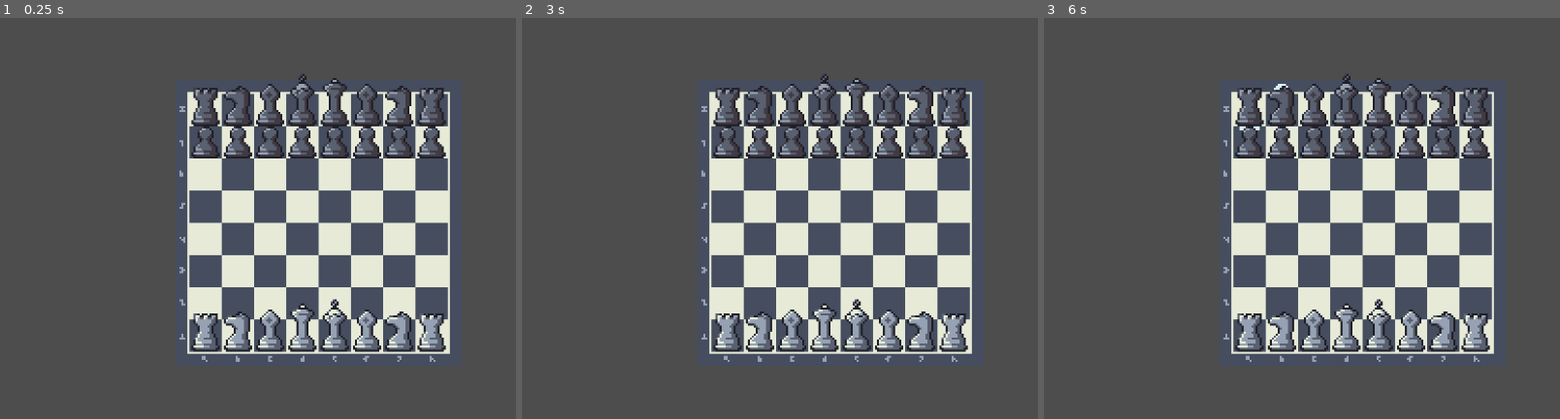
Above: before the commit, frames 1-3 (left to right).
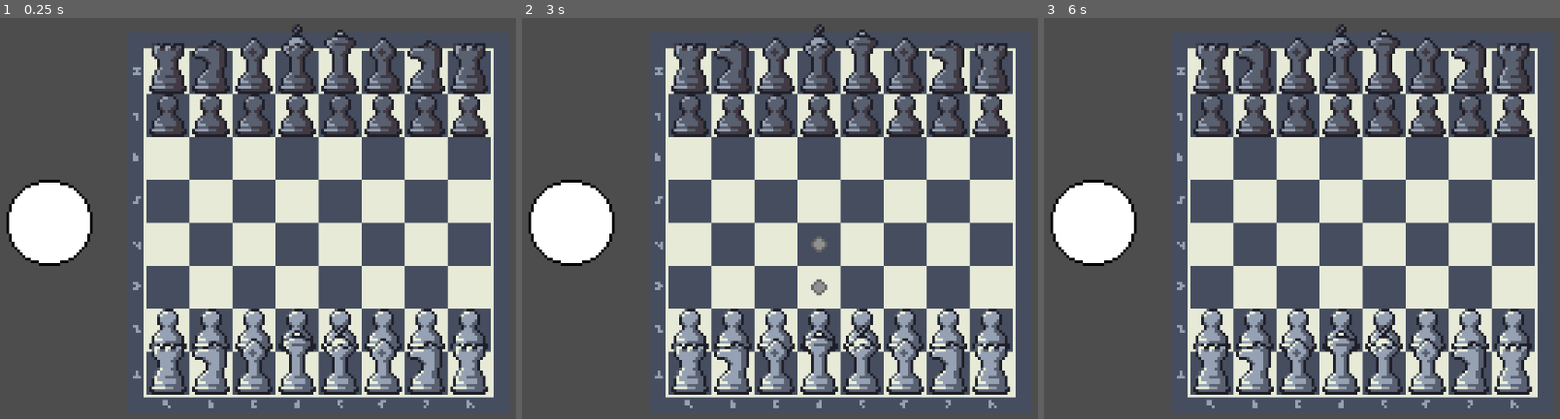
Above: after the commit, the same moments.

Repository: Chilliwen32/the_chess_game
Game: Godot game, scene res://Scene/main.tscn
Two runs of this game, one before a commit and one after it. Both use one fixed random seed, a clock stepped at 60 frames per second and the inputs below.
Inputs (mouse positions are in pixels of both pictures, inside the frame that each line leads up to):
- Up to frame 1 (0.25 s): no input
- Up to frame 2 (3 s): tap Enter at 0.5, 2 s; move the mouse to (1012, 202) at 0.52 s; click (1012, 202) at 0.67 s; tap Space at 1.25, 2.75 s; move the mouse to (687, 246) at 1.27 s; click (687, 246) at 1.42 s; move the mouse to (919, 126) at 2.02 s; click (919, 126) at 2.17 s; move the mouse to (800, 310) at 2.77 s; click (800, 310) at 2.92 s
- Up to frame 3 (6 s): tap Enter at 3.5 s; move the mouse to (outside the picture) at 3.52 s; click (outside the picture) at 3.67 s; tap Space at 4.25 s; move the mouse to (1131, 158) at 4.27 s; click (1131, 158) at 4.42 s; move the mouse to (1400, 222) at 5.02 s; click (1400, 222) at 5.17 s; move the mouse to (1245, 114) at 5.77 s; click (1245, 114) at 5.92 s

The runs differ from the first frame. In frame 1, 41% of the frame differs, in the area x 1-96%, y 1-98%; in frame 2, 42%; in frame 3, 41%.

Commit message:
Chess moves and movement [COMPLETED]

Diff:
--- a/Scene/board.gd
+++ b/Scene/board.gd
@@ -53,7 +53,7 @@
 
 func _ready():
 	board.append([4, 2, 3, 5, 6, 3, 2, 4])
-	board.append([0, 0, 0, 0, 0, 0, 0, 0])
+	board.append([1, 1, 1, 1, 1, 1, 1, 1])
 	board.append([0, 0, 0, 0, 0, 0, 0, 0])
 	board.append([0, 0, 0, 0, 0, 0, 0, 0])
 	board.append([0, 0, 0, 0, 0, 0, 0, 0])
@@ -69,7 +69,7 @@
 			if is_mouse_out(): return
 			var var1 = (snapped(get_global_mouse_position().x+8, 0) / 16) - 1
 			var var2 = (abs(snapped(get_global_mouse_position().y-8, 0)) / 16) - 1
-			if !state && (white && board[var2][var1] > 0 || white && board[var2][var1] < 0):
+			if !state && (white && board[var2][var1] > 0 || !white && board[var2][var1] < 0):
 				selected_piece = Vector2(var2,var1)
 				show_options()
 				state = true
@@ -107,6 +107,10 @@
 				3: holder.texture = W_BISHOP
 				2: holder.texture = W_KNIGHT
 				1: holder.texture = W_PAWN
+	if white:
+		turn.texture = WHITE_TURN_DOT
+	else:
+		turn.texture = BLACK_TURN_DOT
 
 func show_options():
 	moves = get_moves()
@@ -118,7 +122,7 @@
 func set_move(var2, var1):
 	for i in moves:
 		if i.x == var2 && i.y == var1:
-			board[var2][var1] = board[board[selected_piece.x][selected_piece.y]]
+			board[var2][var1] = board[selected_piece.x][selected_piece.y]
 			board[selected_piece.x][selected_piece.y] = 0
 			white = !white
 			display_board()
@@ -135,17 +139,17 @@
 		var holder = TEXTURE_HOLDER.instantiate()
 		dots.add_child(holder)
 		holder.texture = PIECE_MOVE
-		holder.global_position = Vector2(i.y * CELL_WIDTH + (CELL_WIDTH / 2) + 8, -i.x * CELL_WIDTH - (CELL_WIDTH / 2) - 16)
+		holder.global_position = Vector2(i.y * CELL_WIDTH + (CELL_WIDTH / 2) + 8, -i.x * CELL_WIDTH - (CELL_WIDTH / 2) - 8)
 
 func get_moves():
 	var _moves = []
 	match abs(board[selected_piece.x][selected_piece.y]):
-		1: print("pawn")
-		2: print("knight")
-		3: print("bishop")
+		1: _moves = get_pawn_moves()
+		2: _moves = get_knight_moves()
+		3: _moves = get_bishop_moves()
 		4: _moves = get_rook_moves()
-		5: print("queen")
-		6: print("king")
+		5: _moves = get_queen_moves()
+		6: _moves = get_king_moves()
 	return _moves
 
 func is_valid_position(pos : Vector2):
@@ -155,7 +159,7 @@
 
 func is_empty(pos : Vector2):
 	if board[pos.x][pos.y] == 0:
-		return state
+		return true
 	return false
 
 func is_enemy(pos : Vector2):
@@ -183,12 +187,96 @@
 	return _moves
 
 func get_bishop_moves():
-	pass
+	var _moves = []
+	var directions = [Vector2(1, 1), Vector2(1, -1), Vector2(-1, 1), Vector2(-1, -1)]
+
+	for i in directions:
+		var pos = selected_piece
+		pos += i
+		while is_valid_position(pos):
+			if is_empty(pos):
+				_moves.append(pos)
+			elif is_enemy(pos):
+				_moves.append(pos)
+				break
+			else:
+				break
+			pos += i
+
+	return _moves
 func get_knight_moves():
-	pass
+	var _moves = []
+	var directions = [Vector2(2, 1), Vector2(2, -1), Vector2(1, 2), Vector2(-1, 2), Vector2(-2, 1), Vector2(-2, -1), Vector2(1, -2), Vector2(-1, -2)]
+
+	for i in directions:
+		var pos = selected_piece + i
+		if is_valid_position(pos):
+			if is_empty(pos):
+				_moves.append(pos)
+			elif is_enemy(pos):
+				_moves.append(pos)
+
+	return _moves
 func get_king_moves():
-	pass
+	var _moves = []
+	var directions = [Vector2(0, 1), Vector2(0, -1), Vector2(1, 0), Vector2(-1, 0), Vector2(1, 1), Vector2(1, -1), Vector2(-1, 1), Vector2(-1, -1)]
+
+	for i in directions:
+		var pos = selected_piece + i
+		if is_valid_position(pos):
+			if is_empty(pos):
+				_moves.append(pos)
+			elif is_enemy(pos):
+				_moves.append(pos)
+
+	return _moves
 func get_queen_moves():
-	pass
+	var _moves = []
+	var directions = [Vector2(0, 1), Vector2(0, -1), Vector2(1, 0), Vector2(-1, 0), Vector2(1, 1), Vector2(1, -1), Vector2(-1, 1), Vector2(-1, -1)]
+
+	for i in directions:
+		var pos = selected_piece
+		pos += i
+		while is_valid_position(pos):
+			if is_empty(pos):
+				_moves.append(pos)
+			elif is_enemy(pos):
+				_moves.append(pos)
+				break
+			else:
+				break
+			pos += i
+
+	return _moves
 func get_pawn_moves():
-	pass
+	var _moves = []
+	var direction
+	var is_first_move = false
+
+	if white:
+		direction = Vector2(1, 0)
+	else:
+		direction = Vector2(-1, 0)
+
+	if white && selected_piece.x == 1 || !white && selected_piece.x == 6:
+		is_first_move = true
+
+	var pos = selected_piece + direction
+	if is_empty(pos):
+		_moves.append(pos)
+
+	pos = selected_piece + Vector2(direction.x, 1) #valid moves for white
+	if is_valid_position(pos):
+		if is_enemy(pos):
+			_moves.append(pos)
+	pos = selected_piece + Vector2(direction.x, -1) #valid moves for black
+	if is_valid_position(pos):
+		if is_enemy(pos):
+			_moves.append(pos)
+
+
+	pos = selected_piece + direction * 2
+	if is_first_move && is_empty(pos) && is_empty(pos):
+		_moves.append(pos)
+
+	return _moves
--- a/Scene/board.tscn
+++ b/Scene/board.tscn
@@ -13,3 +13,4 @@
 [node name="Dot" type="Node2D" parent="."]
 
 [node name="Turn" type="Sprite2D" parent="."]
+position = Vector2(-100, 0)
--- a/Scene/main.tscn
+++ b/Scene/main.tscn
@@ -6,7 +6,7 @@
 
 [node name="Camera2D" type="Camera2D" parent="."]
 position = Vector2(72, -72)
-zoom = Vector2(3, 3)
+zoom = Vector2(4, 4)
 drag_horizontal_enabled = true
 drag_vertical_enabled = true
 
Binary file changed: Chess Asset/pixel chess_v1.2/32x32 pieces/Piece_Move.png
